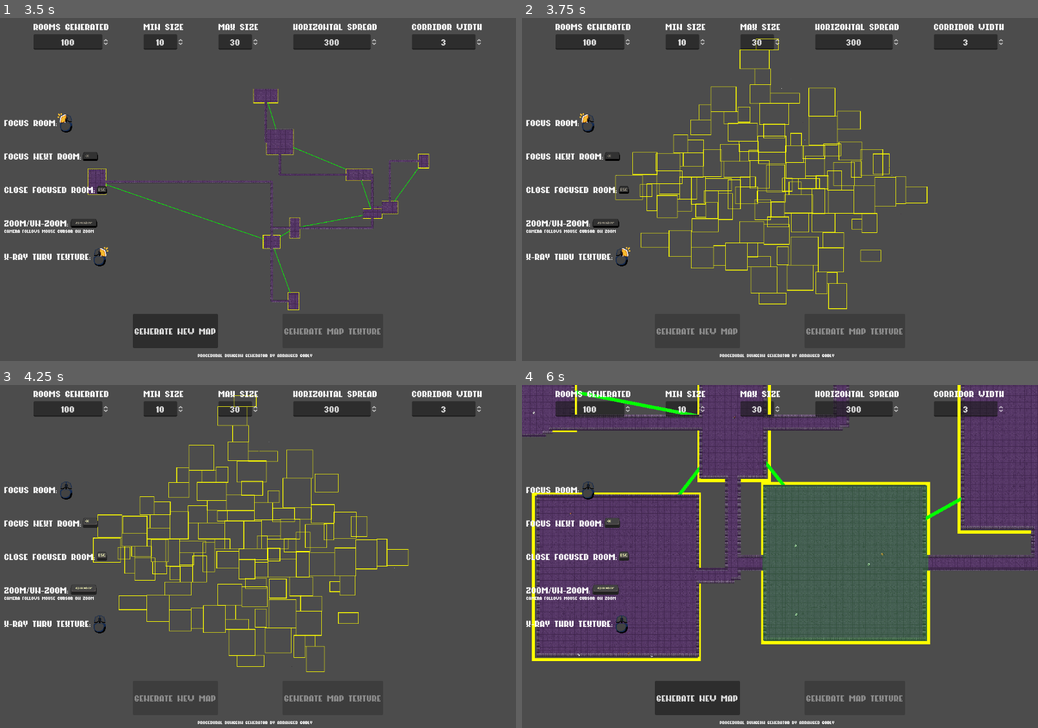
Above: before the commit, frames 1-4 (two rows, left to right).
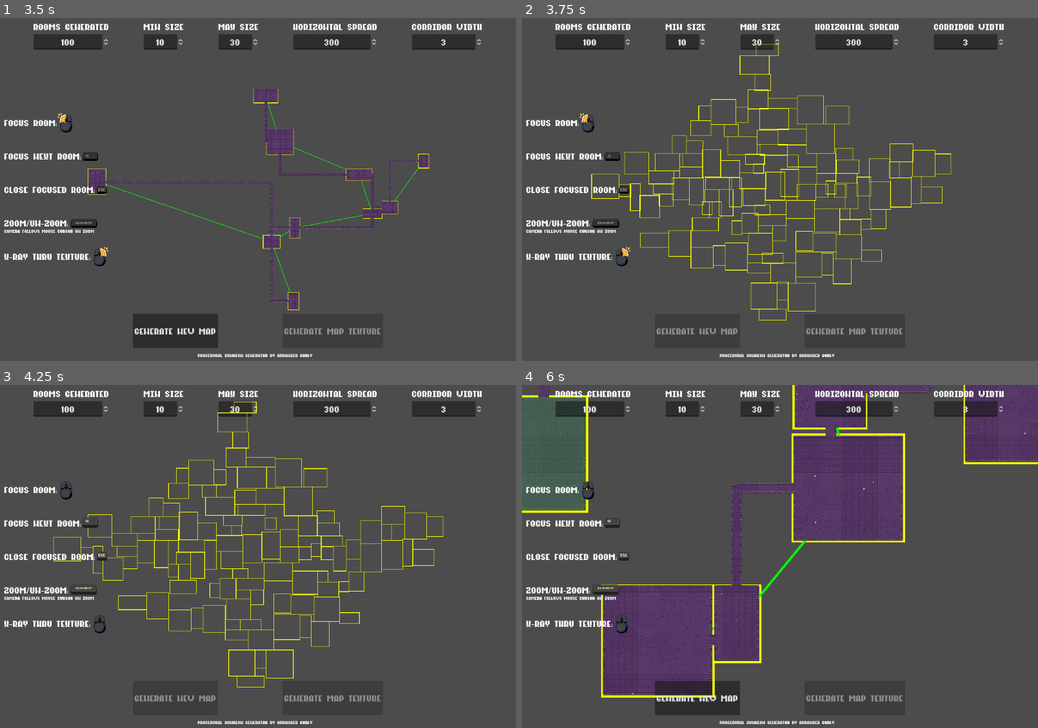
Above: after the commit, the same moments.

Repository: Arrangedgodly/procedural-dungeon
Game: Godot game, scene res://scenes/basic_dungeon.tscn
Same seed, same stepped clock (60 frames per second), same inputs: the game is played once before the commit and once after it.
Inputs (mouse positions are in pixels of both pictures, inside the frame that each line leads up to):
- Up to frame 1 (3.5 s): click "Generate New Map" at 0.5 s; click "Generate New Map" at 1.25 s; click "Generate Map Texture" at 2 s; click "Generate Map Texture" at 2.75 s
- Up to frame 2 (3.75 s): click "Generate New Map" at 3.5 s
- Up to frame 3 (4.25 s): no input
- Up to frame 4 (6 s): move the mouse to (738, 618) at 4.27 s; press the mouse at (738, 618) at 4.28 s; tap Space (ui_select) at 4.52 s; release the mouse at (738, 618) at 5 s; click "Generate Map Texture" at 5 s; move the mouse to (867, 573) at 5.77 s; right-click (867, 573) at 5.85 s; click (867, 573) at 5.92 s

Frame 1 is identical in both runs. In frame 2, 4.9% of the frame differs, in the area x 13-84%, y 6-89%; in frame 3, 4.9%; in frame 4, 38%, in the area x 0-100%, y 0-92%.
Error before the commit: Invalid access to property or key 'size' on a base object of type 'previously freed'. (res://scripts/basic_dungeon.gd:544)
Error after the commit: Invalid access to property or key 'size' on a base object of type 'previously freed'. (res://scripts/basic_dungeon.gd:546)

Commit message:
starting to create ItemManager to handle instantiating random items on the map

Diff:
--- a/scripts/basic_dungeon.gd
+++ b/scripts/basic_dungeon.gd
@@ -437,6 +437,8 @@
 	# Clear existing rooms and regenerate
 	for room in rooms.get_children():
 		room.queue_free()
+	for item in items.get_children():
+		item.queue_free()
 	path = null
 	walk.clear()
 	background.clear()
